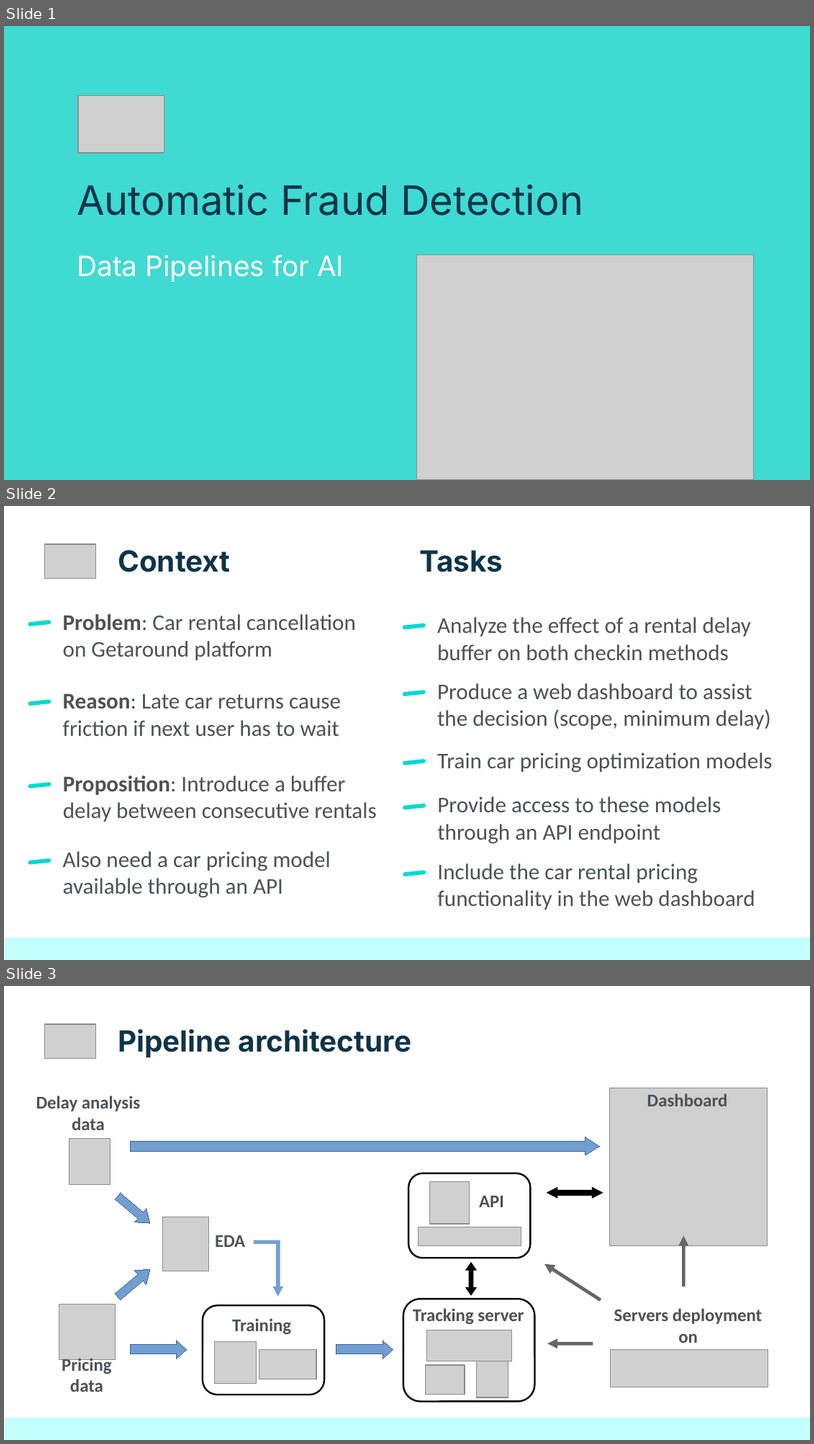
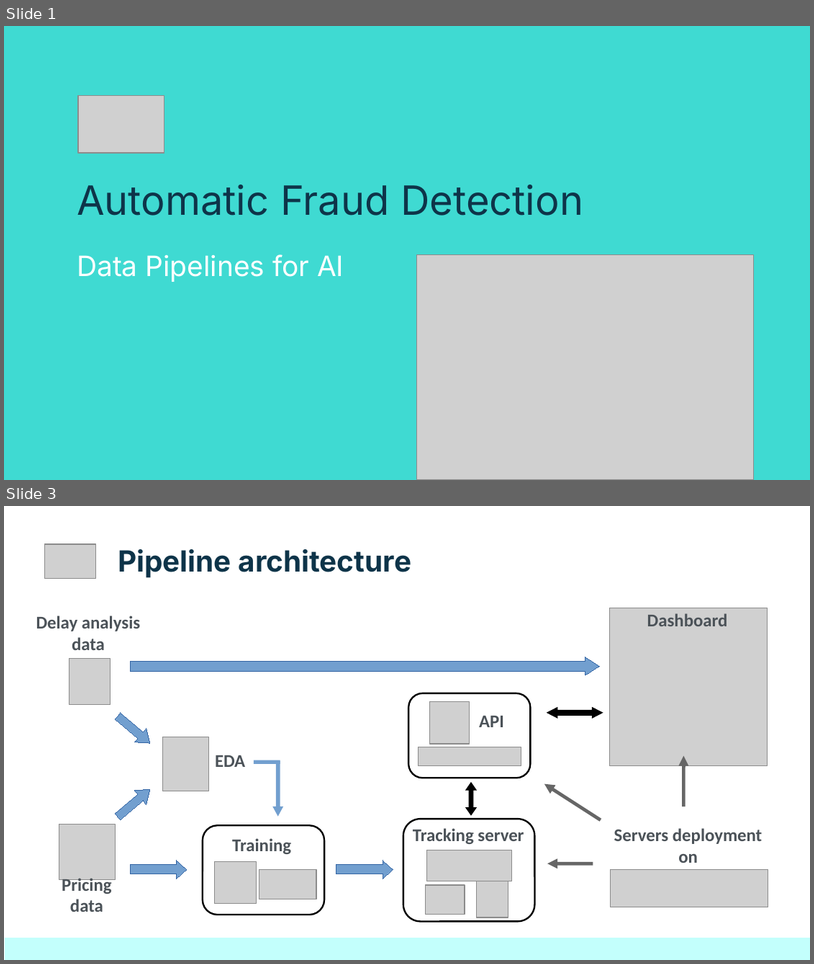
Before and after one commit to netesf13d/jedha-projects, a slide deck: 2-03-Automatic_Fraud_Detection/presentation/Presentation - 2-03 - Automatic Fraud Detection.odp. Shown one above the other, each under a label of ours: slides 1, 2 and 3 before the commit, slides 1 and 3 after it; the slides between them are not shown. The pictures are 814x1444 and 814x964 pixels, drawn with LibreOffice and Linux fonts; fonts in the diff are those of the drawing; grey boxes stand for pictures. Boxes give left, top, right and bottom in pixels: in the first picture for what was removed or moved away, otherwise in the second. Text is boxed around its words. In the diff, an @@ line names an element or a change of style, - is before the commit and + after.

```diff
--- a/2-03-Automatic_Fraud_Detection/presentation/Presentation - 2-03 - Automatic Fraud Detection.odp
+++ b/2-03-Automatic_Fraud_Detection/presentation/Presentation - 2-03 - Automatic Fraud Detection.odp
@@ slide 2 removed at [4, 506, 810, 960], background #FFFFFF @@
@@ picture removed at [45, 544, 96, 578] @@
@@ title removed at [118, 550, 230, 572] @@
-Context
@@ title removed at [419, 550, 503, 572] @@
-Tasks
@@ rounded rectangle removed at [28, 620, 52, 626] @@
@@ title removed at [63, 614, 356, 660] @@
-Problem: Car rental cancellation on Getaround platform
@@ rounded rectangle removed at [403, 623, 427, 630] @@
@@ title removed at [437, 617, 751, 660] @@
-Analyze the effect of a rental delay buffer on both checkin methods
@@ rounded rectangle removed at [28, 699, 52, 705] @@
@@ title removed at [63, 694, 341, 736] @@
-Reason: Late car returns cause friction if next user has to wait
@@ rounded rectangle removed at [403, 690, 427, 696] @@
@@ title removed at [437, 683, 772, 729] @@
-Produce a web dashboard to assist the decision (scope, minimum delay)
@@ rounded rectangle removed at [403, 759, 427, 765] @@
@@ title removed at [437, 752, 772, 772] @@
-Train car pricing optimization models
@@ rounded rectangle removed at [28, 782, 52, 788] @@
@@ title removed at [63, 775, 376, 821] @@
-Proposition: Introduce a buffer delay between consecutive rentals
@@ rounded rectangle removed at [403, 803, 427, 810] @@
@@ title removed at [437, 796, 721, 844] @@
-Provide access to these models through an API endpoint
@@ title removed at [63, 851, 331, 898] @@
-Also need a car pricing model available through an API
@@ rounded rectangle removed at [28, 858, 52, 865] @@
@@ rounded rectangle removed at [403, 870, 427, 877] @@
@@ title removed at [437, 863, 755, 909] @@
-Include the car rental pricing functionality in the web dashboard
@@ rectangle removed at [5, 937, 810, 959] @@
```
Also in this commit, not shown: 1 slide changed, 4 slides added, 3 other slides removed, 12 other files.
